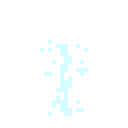
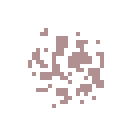
Comparing the layer stacks of the two 128 x 128 images. Changes:
painted on "Layer 1" over [28, 28, 104, 116]
